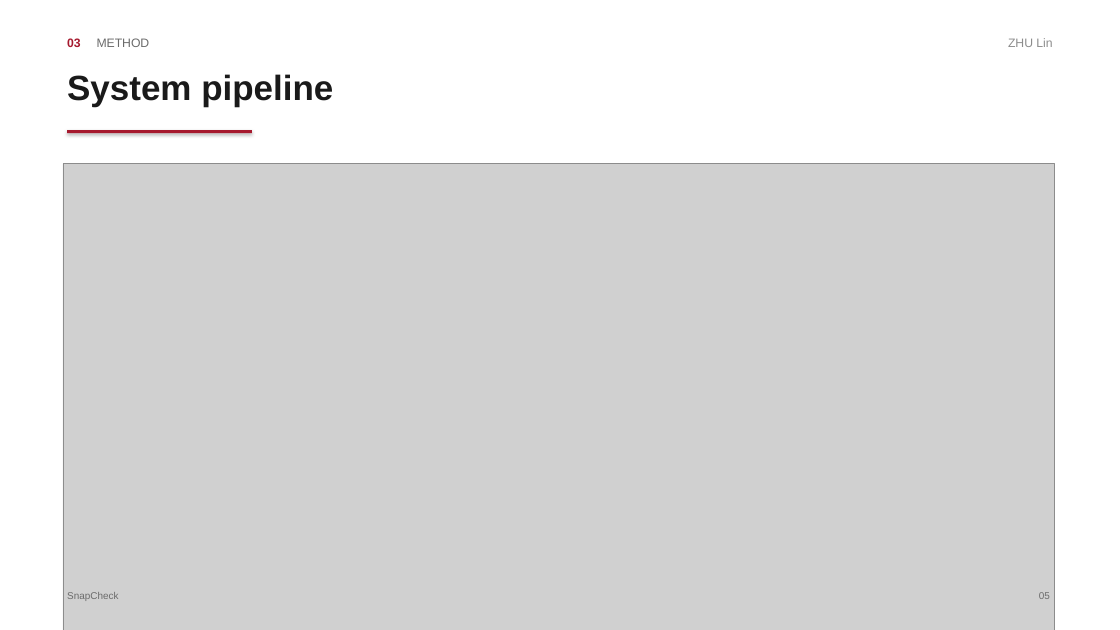
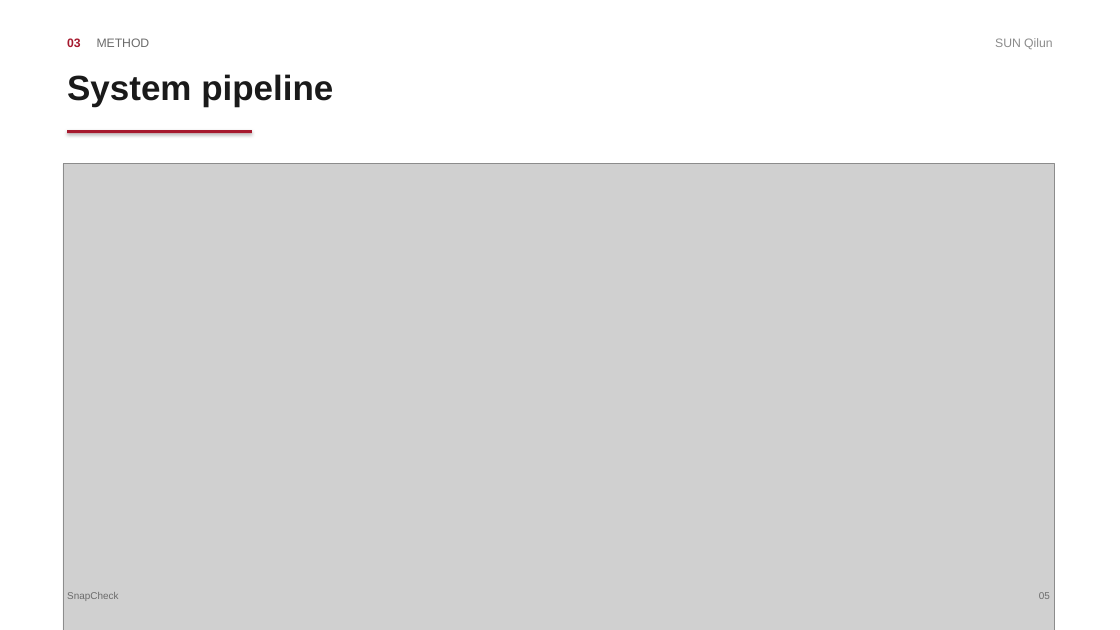
Before and after one commit to n0thing0717zkj-code/CDT501_SnapCheck, a slide deck: slide 5 of docs/CDT501_SnapCheck_Slides.pptx. Drawn at 1120x630 pixels with LibreOffice and Linux fonts; fonts in the diff are those of the drawing; grey boxes stand for pictures. Boxes give left, top, right and bottom in pixels: in the first picture for what was removed or moved away, otherwise in the second. Text is boxed around its words. In the diff, an @@ line names an element or a change of style, - is before the commit and + after.

```diff
--- a/docs/CDT501_SnapCheck_Slides.pptx
+++ b/docs/CDT501_SnapCheck_Slides.pptx
@@ text at box(995, 38, 1052, 49): text changed @@
-ZHU Lin
+SUN Qilun
```
Also in this commit, not shown: 7 other slides changed, 2 other files.
